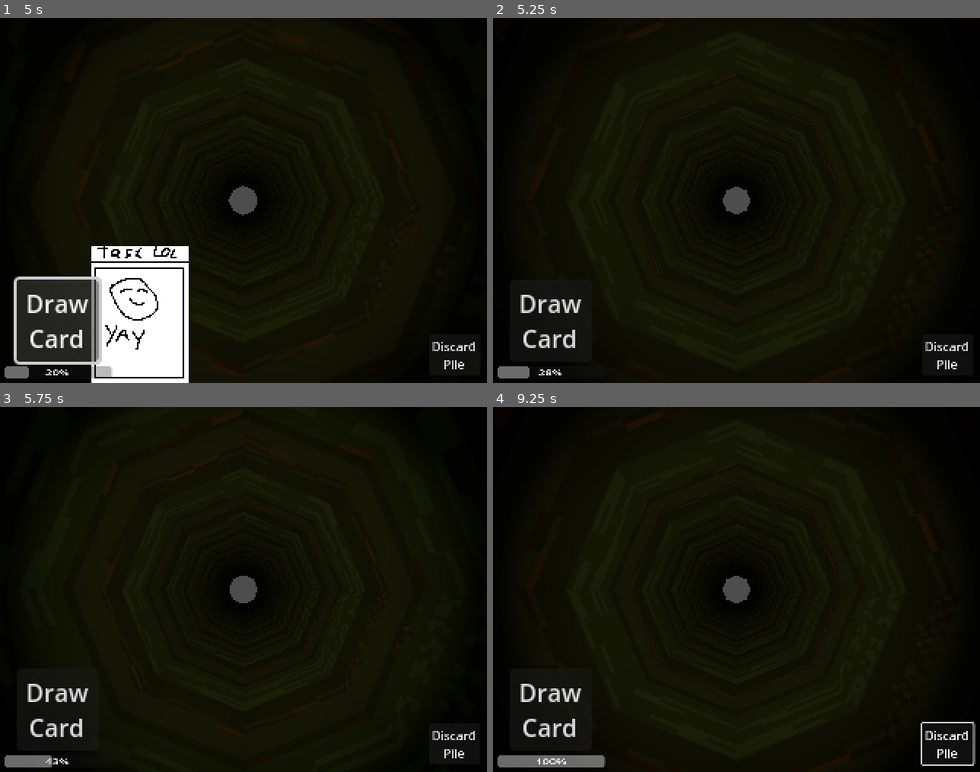
Above: before the commit, frames 1-4 (two rows, left to right).
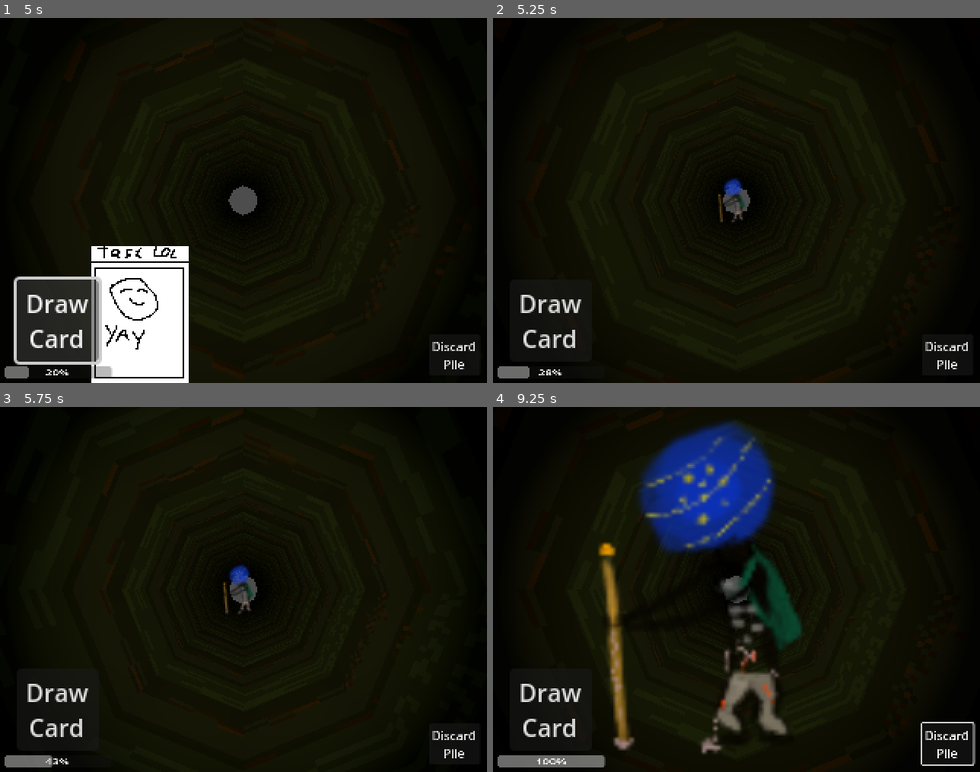
Above: after the commit, the same moments.

Repository: SoulPixelIV/arceus-century
Game: Godot game, scene res://scene.tscn
Same seed, same stepped clock (60 frames per second), same inputs: the game is played once before the commit and once after it.
Inputs (mouse positions are in pixels of both pictures, inside the frame that each line leads up to):
- Up to frame 1 (5 s): click "Draw Card" at 0.5 s; click (141, 313) at 1.25 s; click "Discard Pile" at 2 s; click "Draw Card" at 2.75 s; click "Discard Pile" at 3.5 s; click "Draw Card" at 4.25 s
- Up to frame 2 (5.25 s): click (634, 313) at 5 s
- Up to frame 3 (5.75 s): no input
- Up to frame 4 (9.25 s): click "Discard Pile" at 5.75 s; move the mouse to (843, 571) at 6.52 s; click (843, 571) at 6.6 s; move the mouse to (639, 607) at 7.27 s; click (639, 607) at 7.35 s; move the mouse to (785, 509) at 8.02 s; click (785, 509) at 8.1 s; move the mouse to (712, 662) at 8.77 s; click (712, 662) at 8.85 s

Frame 1 is identical in both runs. In frame 2, 0.3% of the frame differs, in the area x 46-52%, y 43-56%; in frame 3, 0.4%; in frame 4, 13%, in the area x 21-64%, y 3-95%.

Commit message:
Objects in the 3D World can now be interacted with with the mouse cursor

Diff:
--- /dev/null
+++ b/Scenes/enemy1.tscn
@@ -0,0 +1,17 @@
+[gd_scene load_steps=4 format=3 uid="uid://dul8cxxteklf2"]
+
+[ext_resource type="Texture2D" uid="uid://xs6xw0q80vur" path="res://Textures/enemy1.png" id="1_mxdow"]
+[ext_resource type="Script" uid="uid://bg45twuilhbu7" path="res://Scenes/enemy_1.gd" id="2_mxdow"]
+
+[sub_resource type="BoxShape3D" id="BoxShape3D_mxdow"]
+size = Vector3(0.318359, 0.615173, 0.281006)
+
+[node name="Enemy1" type="StaticBody3D"]
+script = ExtResource("2_mxdow")
+
+[node name="Sprite3D" type="Sprite3D" parent="."]
+texture = ExtResource("1_mxdow")
+
+[node name="CollisionShape3D" type="CollisionShape3D" parent="."]
+transform = Transform3D(1, 0, 0, 0, 1, 0, 0, 0, 1, -0.0761719, 0.0145569, 0.00720215)
+shape = SubResource("BoxShape3D_mxdow")
--- /dev/null
+++ b/Scenes/enemy_1.gd
@@ -0,0 +1,7 @@
+extends StaticBody3D
+
+func on_hover():
+	scale = Vector3(1.2, 1.2, 1.2)
+
+func on_unhover():
+	scale = Vector3(1, 1, 1)
--- a/Scripts/camera_3d.gd
+++ b/Scripts/camera_3d.gd
@@ -3,12 +3,46 @@
 @export var mov_speed: float = 5.0
 
 var card_ui = preload("res://Scenes/card_ui.tscn")
+var current_hovered: Node = null  # Merkt sich das aktuell gehoverte Objekt
 
 func _ready() -> void:
 	var ui = card_ui.instantiate()
 	add_child(ui)
 
 func _process(delta: float) -> void:
-	var direction := Vector3.ZERO #Direction is a 3 dimensional vector (0,0,0)
+	# Movement
+	var direction := Vector3.ZERO
 	direction.z -= 1
 	translate(direction * mov_speed * delta)
+
+	# Cursor Raycast
+	var mouse_pos = get_viewport().get_mouse_position()
+	var ray_origin = project_ray_origin(mouse_pos)
+	var ray_direction = project_ray_normal(mouse_pos)
+	var ray_length = 100.0
+
+	var query = PhysicsRayQueryParameters3D.new()
+	query.from = ray_origin
+	query.to = ray_origin + ray_direction * ray_length
+	query.collide_with_areas = true
+	query.collide_with_bodies = true
+
+	var space_state = get_world_3d().direct_space_state
+	var result = space_state.intersect_ray(query)
+
+	var collider = result.get("collider") if result else null
+
+	if collider != current_hovered:
+		# Falls vorher ein anderes Objekt gehovert wurde, unhover aufrufen
+		if current_hovered and current_hovered.has_method("on_unhover"):
+			current_hovered.on_unhover()
+
+		# Neues Objekt hovern
+		if collider and collider.has_method("on_hover"):
+			collider.on_hover()
+
+		current_hovered = collider
+
+	if collider and Input.is_action_just_pressed("interact"):
+		if collider.has_method("on_interact"):
+			collider.on_interact()
--- a/Scripts/spawn_manager.gd
+++ b/Scripts/spawn_manager.gd
@@ -1,11 +1,14 @@
 extends Node3D
 
 @export var spawn_timer = 1
+@export var enemy_spawn_timer = 5
 var spawn_timer_save = spawn_timer
+var enemy_spawn_timer_save = enemy_spawn_timer
 var firstSpawn = false
 var tunnel := preload("res://Scenes/tunnel.tscn")
 var camera := preload("res://Scenes/camera_3d.tscn")
 var card := preload("res://Scenes/card_ui.tscn")
+var enemy := preload("res://Scenes/enemy1.tscn")
 var spawned_camera: Camera3D
 var spawned_card: Sprite3D
 
@@ -13,6 +16,11 @@
 	var tunnel_instance = tunnel.instantiate()
 	tunnel_instance.position = position
 	add_child(tunnel_instance)
+
+func spawn_enemy1(position: Vector3) -> void:
+	var enemy_instance = enemy.instantiate()
+	enemy_instance.position = position
+	add_child(enemy_instance)
 
 func _ready() -> void:
 	spawn_timer = 0
@@ -24,6 +32,9 @@
 
 func _process(delta: float) -> void:
 	spawn_timer -= delta
+	enemy_spawn_timer -= delta
+
+	#Spawn Tunnel Segment
 	if spawn_timer < 0:
 		if spawned_camera and spawned_camera.is_inside_tree():
 			var forward_dir = -spawned_camera.global_transform.basis.z.normalized()
@@ -35,5 +46,11 @@
 					spawn_tunnel_segment(spawned_camera.global_transform.origin + forward_dir * tunnelIndex)
 					tunnelIndex += 1
 				firstSpawn = true
+			spawn_timer = spawn_timer_save
 
-		spawn_timer = spawn_timer_save
+	#Spawn Enemy
+	if enemy_spawn_timer < 0:
+		if spawned_camera and spawned_camera.is_inside_tree():
+			var forward_dir = -spawned_camera.global_transform.basis.z.normalized()
+			spawn_enemy1(spawned_camera.global_transform.origin + forward_dir * 5)
+			enemy_spawn_timer = enemy_spawn_timer_save
--- a/project.godot
+++ b/project.godot
@@ -23,6 +23,14 @@
 window/size/window_height_override=720
 window/stretch/mode="viewport"
 
+[input]
+
+interact={
+"deadzone": 0.2,
+"events": [Object(InputEventMouseButton,"resource_local_to_scene":false,"resource_name":"","device":-1,"window_id":0,"alt_pressed":false,"shift_pressed":false,"ctrl_pressed":false,"meta_pressed":false,"button_mask":0,"position":Vector2(0, 0),"global_position":Vector2(0, 0),"factor":1.0,"button_index":1,"canceled":false,"pressed":false,"double_click":false,"script":null)
+]
+}
+
 [rendering]
 
 textures/canvas_textures/default_texture_filter=0
Not shown, added: Scenes/enemy_1.gd.uid
Binary file added: Textures/enemy1.png
Not shown, added: Textures/enemy1.png.import
